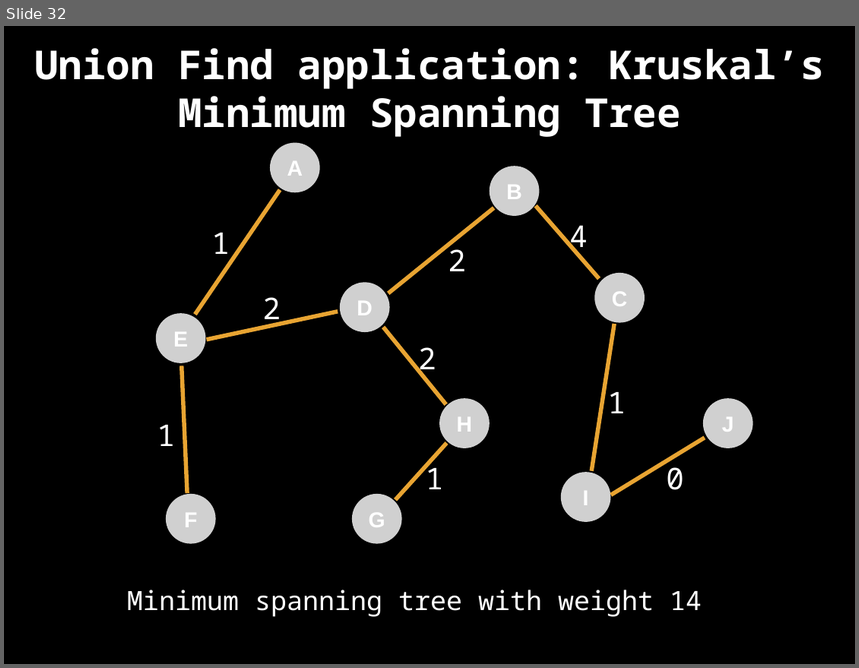
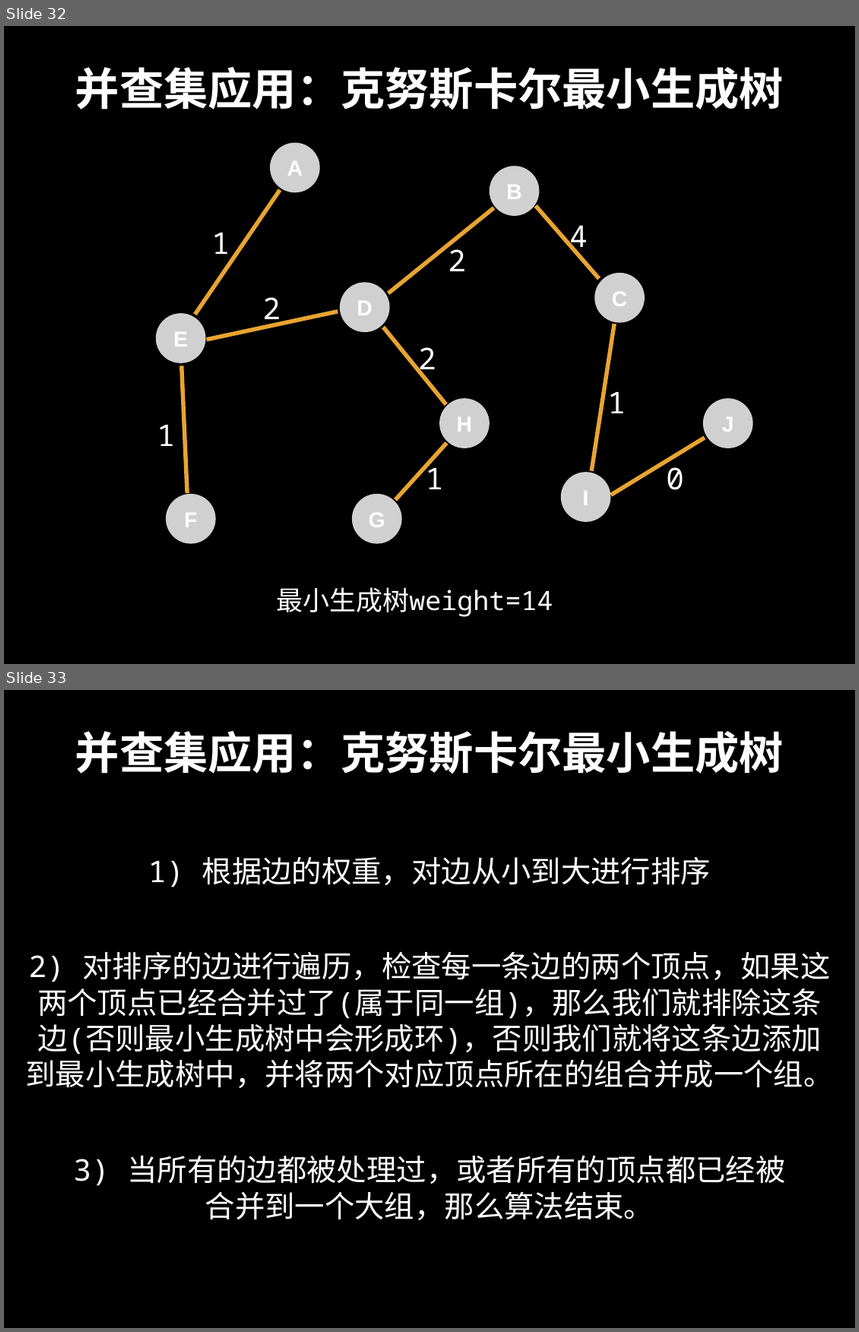
Before and after one commit to spring2go/Algorithms, a slide deck: slides/datastructures/unionfind/UnionFind.pptx. Shown one above the other, each under a label of ours: slide 32 before the commit, slides 32 and 33 after it. The pictures are 859x668 and 859x1332 pixels, drawn with LibreOffice and Linux fonts; fonts in the diff are those of the drawing; grey boxes stand for pictures. Boxes give left, top, right and bottom in pixels: in the first picture for what was removed or moved away, otherwise in the second. Text is boxed around its words. In the diff, an @@ line names an element or a change of style, - is before the commit and + after.

```diff
--- a/slides/datastructures/unionfind/UnionFind.pptx
+++ b/slides/datastructures/unionfind/UnionFind.pptx
@@ slide 33 added at [4, 690, 855, 1328], background #000000 @@
@@ title added at [75, 731, 784, 774], 53.3 pt, text #FFFFFF, bold @@
+并查集应用：克努斯卡尔最小生成树
@@ text added at [148, 857, 711, 888], 36 pt, text #FFFFFF @@
+1) 根据边的权重，对边从小到大进行排序
@@ text added at [25, 952, 833, 1088], 36 pt, text #FFFFFF @@
+2) 对排序的边进行遍历，检查每一条边的两个顶点，如果这两个顶点已经合并过了(属于同一组)，那么我们就排除这条边(否则最小生成树中会形成环)，否则我们就将这条边添加到最小生成树中，并将两个对应顶点所在的组合并成一个组。
@@ text added at [73, 1156, 785, 1220], 36 pt, text #FFFFFF @@
+3) 当所有的边都被处理过，或者所有的顶点都已经被合并到一个大组，那么算法结束。
@@ slide 32 changed as well @@
@@ title at [75, 67, 784, 110]: text changed; size 48 to 53.3 pt @@
-Union Find application: Kruskal’s Minimum Spanning Tree
+并查集应用：克努斯卡尔最小生成树
@@ text at [276, 588, 553, 617]: text changed @@
-Minimum spanning tree with weight 14
+最小生成树weight=14
```
Also in this commit, not shown: 50 other slides changed, 4 other slides added, 5 slides removed, 1 other file.
